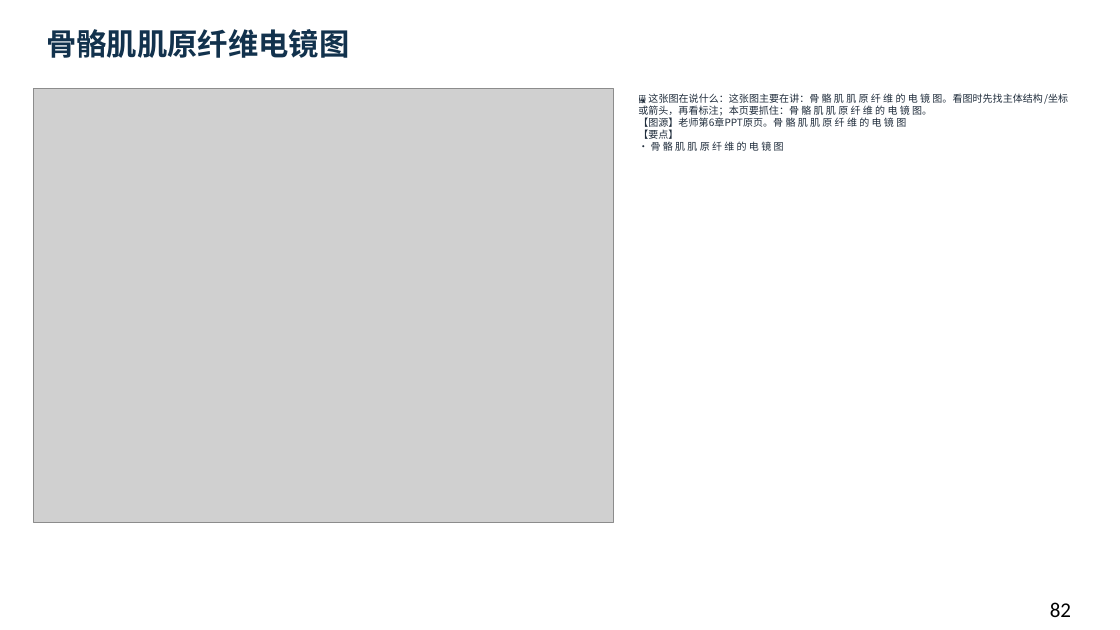
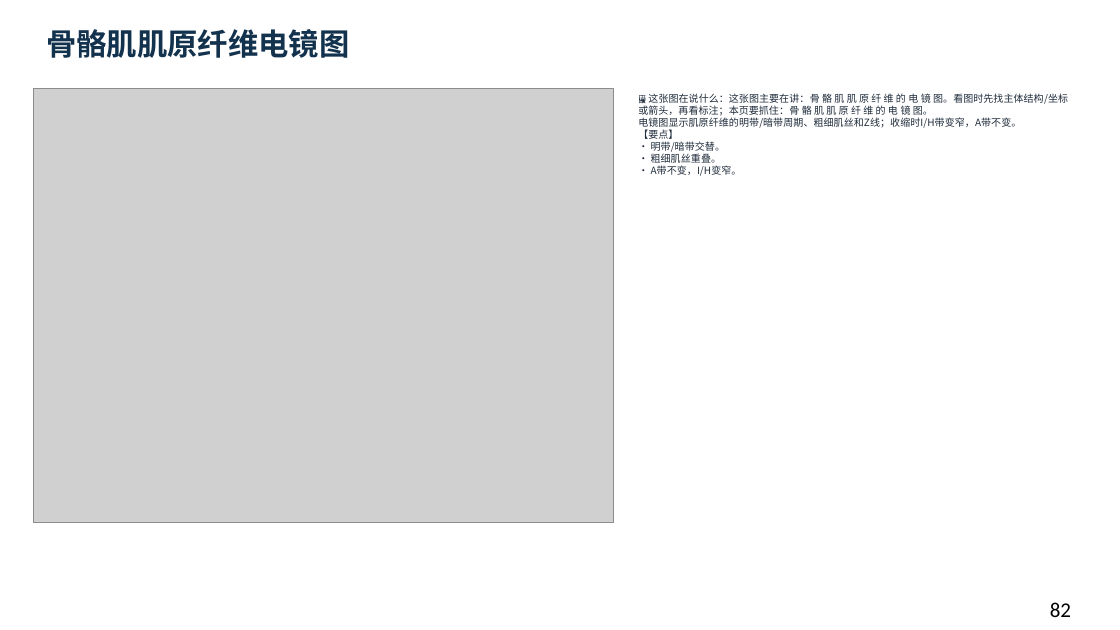
Before and after one commit to newkan-li/Biochemistry, a slide deck: slide 82 of downloads/bc04-ai-style.pptx. Drawn at 1120x630 pixels with LibreOffice and Linux fonts; fonts in the diff are those of the drawing; grey boxes stand for pictures. Boxes give left, top, right and bottom in pixels: in the first picture for what was removed or moved away, otherwise in the second. Text is boxed around its words. In the diff, an @@ line names an element or a change of style, - is before the commit and + after.

```diff
--- a/downloads/bc04-ai-style.pptx
+++ b/downloads/bc04-ai-style.pptx
@@ text at (638,93,1068,176): text changed @@
-🖼 这张图在说什么：这张图主要在讲：骨 骼 肌 肌 原 纤 维 的 电 镜 图。看图时先找主体结构/坐标或箭头，再看标注；本页要抓住：骨 骼 肌 肌 原 纤 维 的 电 镜 图。
-【图源】老师第6章PPT原页。骨 骼 肌 肌 原 纤 维 的 电 镜 图
-【要点】
-• 骨 骼 肌 肌 原 纤 维 的 电 镜 图
+🖼 这张图在说什么：这张图主要在讲：骨 骼 肌 肌 原 纤 维 的 电 镜 图。看图时先找主体结构/坐标或箭头，再看标注；本页要抓住：骨 骼 肌 肌 原 纤 维 的 电 镜 图。
+电镜图显示肌原纤维的明带/暗带周期、粗细肌丝和Z线；收缩时I/H带变窄，A带不变。
+【要点】
+• 明带/暗带交替。
+• 粗细肌丝重叠。
+• A带不变，I/H变窄。
```
Also in this commit, not shown: 16 other slides changed, 6 slides added, 6 other files.
